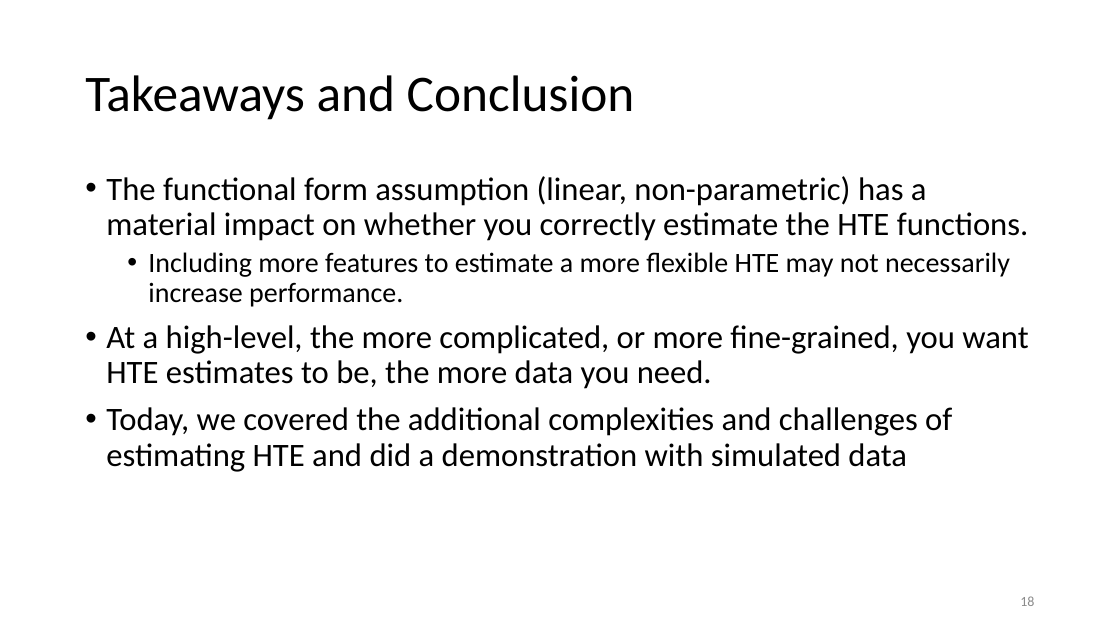
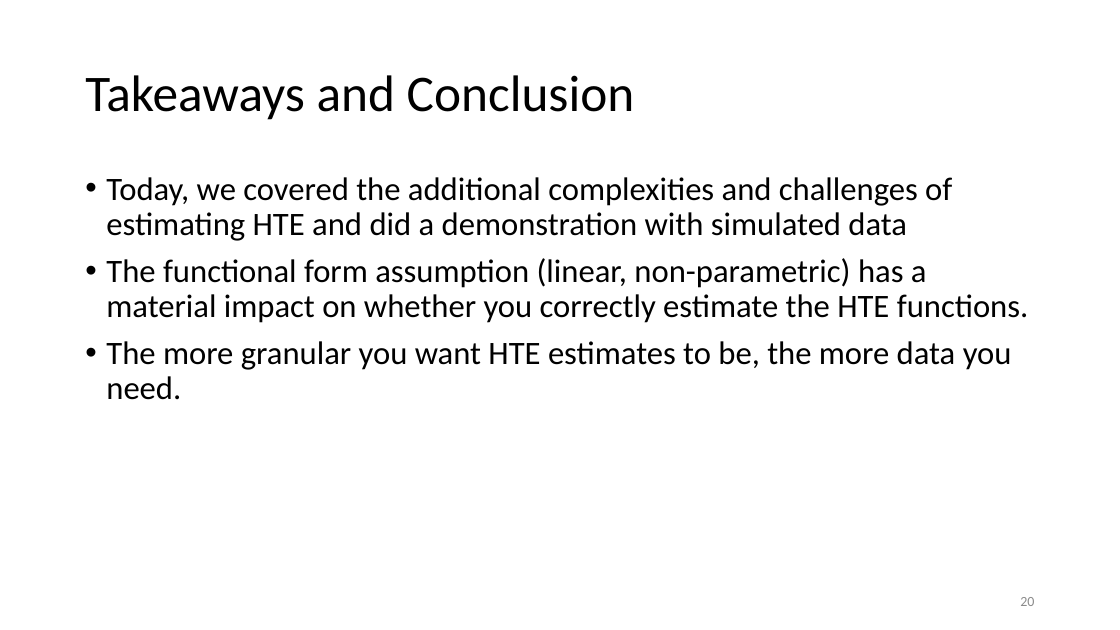
Before and after one commit to shoepaladin/causalinference_crashcourse, a slide deck: slide 20 of Powerpoints/5 HTE Models (shortened).pptx (slide 18 before the commit). Drawn at 1120x630 pixels with LibreOffice and Linux fonts; fonts in the diff are those of the drawing. Boxes give left, top, right and bottom in pixels: in the first picture for what was removed or moved away, otherwise in the second. Text is boxed around its words. In the diff, an @@ line names an element or a change of style, - is before the commit and + after.

Commit message:
SC support and other
Working on supporting synthetic control, creating additional examples for ML vs causal models, and trimming.

```diff
--- a/Powerpoints/5 HTE Models (shortened).pptx
+++ b/Powerpoints/5 HTE Models (shortened).pptx
@@ text at (106, 177, 952, 241): paragraph added @@
+• Today, we covered the additional complexities and challenges of estimating HTE and did a demonstration with simulated data
@@ text at (106, 341, 1012, 400): text changed @@
-  • Including more features to estimate a more flexible HTE may not necessarily increase performance.
-• At a high-level, the more complicated, or more fine-grained, you want HTE estimates to be, the more data you need.
-• Today, we covered the additional complexities and challenges of estimating HTE and did a demonstration with simulated data
+• The more granular you want HTE estimates to be, the more data you need.
@@ page number at (1020, 597, 1034, 606): text changed @@
-18
+20
```
Also in this commit, not shown: 11 other slides changed, 4 slides added, 1 slide removed, 5 other files.
